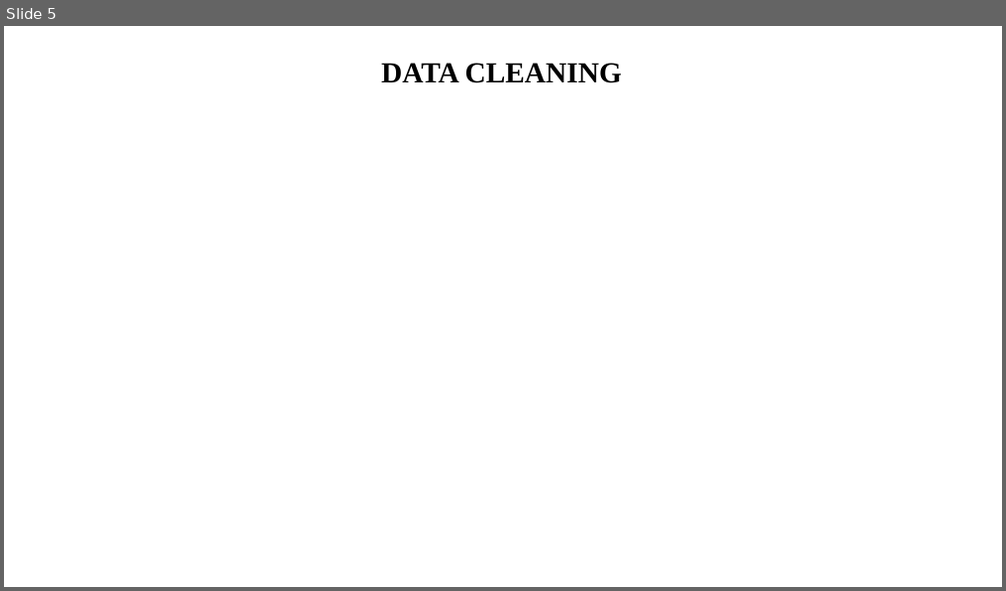
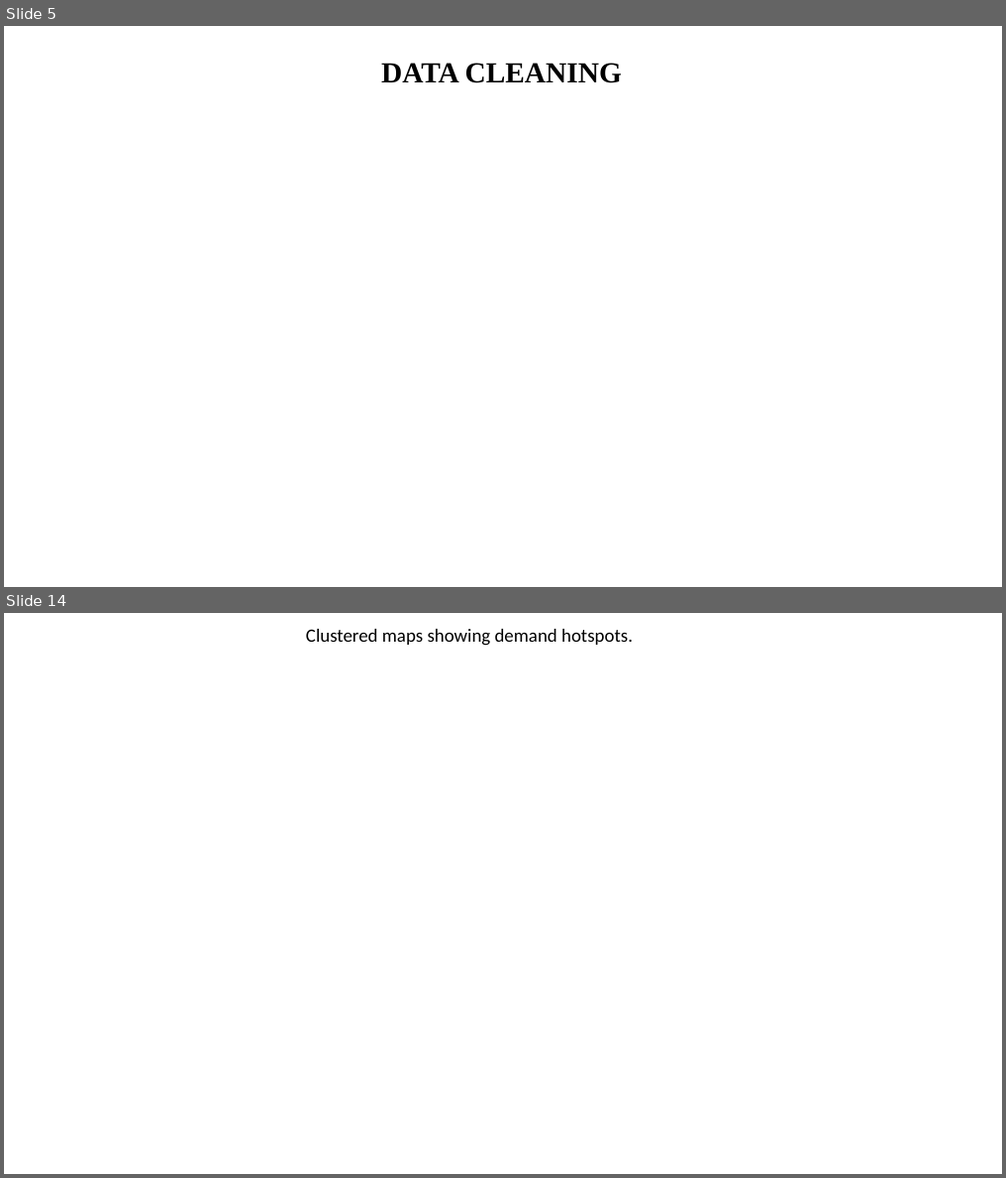
Before and after one commit to sagarbarge/Airbnb_NYC_Storytelling, a slide deck: Presentation_1_Analyst.pptx. Shown one above the other, each under a label of ours: slide 5 before the commit, slides 5 and 14 after it; the slides between them are not shown. The pictures are 1006x591 and 1006x1178 pixels, drawn with LibreOffice and Linux fonts; fonts in the diff are those of the drawing. Boxes give left, top, right and bottom in pixels: in the first picture for what was removed or moved away, otherwise in the second. Text is boxed around its words. In the diff, an @@ line names an element or a change of style, - is before the commit and + after.

```diff
--- a/Presentation_1_Analyst.pptx
+++ b/Presentation_1_Analyst.pptx
@@ slide 14 added at [4, 613, 1002, 1174], background #FFFFFF @@
@@ text added at [306, 629, 633, 646], 18 pt, text #000000 @@
+Clustered maps showing demand hotspots.
```
Also in this commit, not shown: 11 slides changed, 2 other slides added, 2 slides removed, 5 other files.
